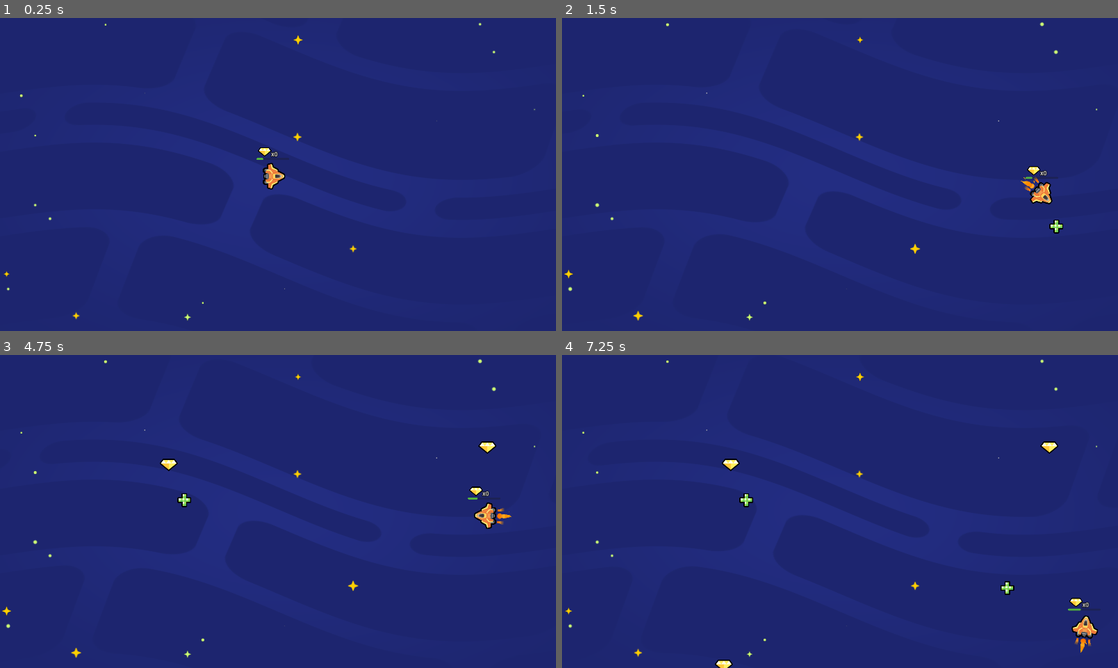
Above: before the commit, frames 1-4 (two rows, left to right).
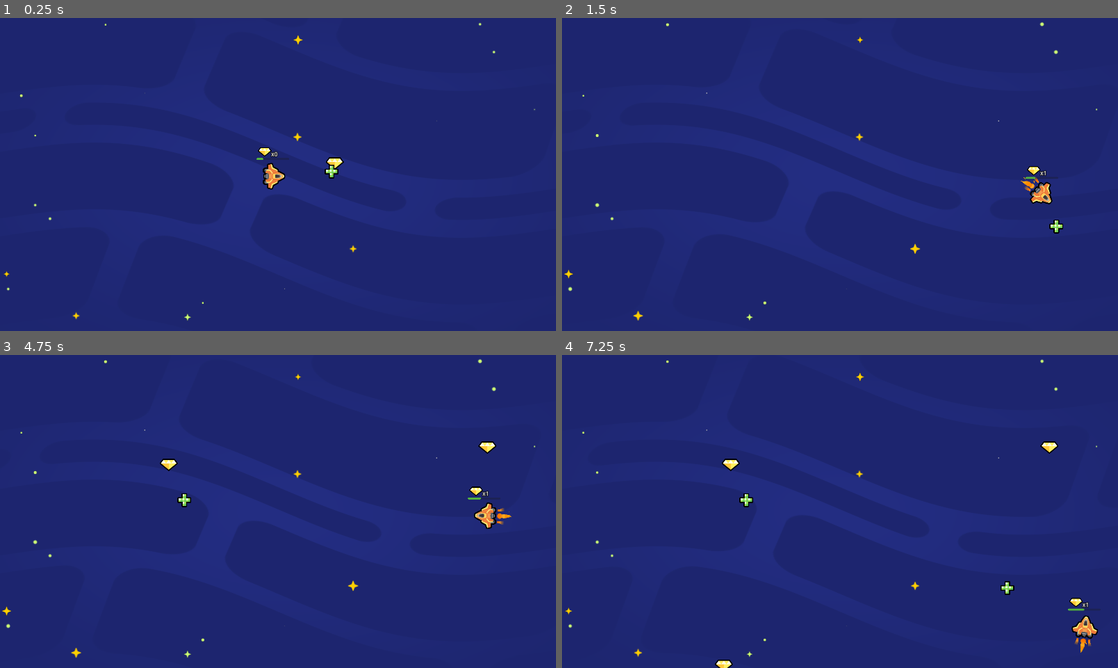
Above: after the commit, the same moments.

Repository: peeryo/2d-GameDev-course
Game: Godot game, scene res://lessons/space_level.tscn
Two runs of this game, one before a commit and one after it. Both use one fixed random seed, a clock stepped at 60 frames per second and the inputs below.
Inputs:
- Up to frame 1 (0.25 s): no input
- Up to frame 2 (1.5 s): hold D (move_right) 0.53-1.28 s; hold S (move_down) from 1.28 s (still down)
- Up to frame 3 (4.75 s): release S (move_down) at 2.03 s; hold D (move_right) 2.03-2.78 s; hold W (move_up) 2.78-3.53 s; tap Enter at 3.5 s; hold A (move_left) from 3.53 s (still down)
- Up to frame 4 (7.25 s): release A (move_left) at 5.03 s; hold S (move_down) 5.03-5.78 s; hold D (move_right) 5.78-6.53 s; tap Space at 6.5 s; hold W (move_up) from 6.53 s (still down)

The runs differ from the first frame. In frame 1, 0.1% of the frame differs, in the area x 58-62%, y 44-52%; in frame 2, less than 0.1%; in frame 3, less than 0.1%; in frame 4, less than 0.1%.

Commit message:
M5 L8 no practices
This lesson was a super IMPORTANT simple lesson to explain how physics collisions and masks work, with a super simple scene. Maybe also ask about don't look down Gimkit game, what layers and masks might it use

Diff:
--- a/05.loot_it_all_workbook/lessons/gem.tscn
+++ b/05.loot_it_all_workbook/lessons/gem.tscn
@@ -7,6 +7,7 @@
 radius = 24.0
 
 [node name="Gem" type="Area2D" groups=["gem"]]
+collision_layer = 2
 script = ExtResource("1_f136y")
 
 [node name="Sprite2D" type="Sprite2D" parent="."]
--- a/05.loot_it_all_workbook/lessons/health_pack.tscn
+++ b/05.loot_it_all_workbook/lessons/health_pack.tscn
@@ -7,6 +7,7 @@
 radius = 24.0
 
 [node name="HealthPack" type="Area2D" groups=["healing_item"]]
+collision_layer = 2
 script = ExtResource("1_tnrsy")
 
 [node name="Sprite2D" type="Sprite2D" parent="."]
--- a/05.loot_it_all_workbook/lessons/ship.tscn
+++ b/05.loot_it_all_workbook/lessons/ship.tscn
@@ -22,6 +22,7 @@
 outline_color = Color(0, 0, 0, 1)
 
 [node name="Ship" type="Area2D"]
+collision_mask = 2
 script = ExtResource("4_p1sls")
 
 [node name="Sprite2D" type="Sprite2D" parent="."]
--- a/05.loot_it_all_workbook/lessons/space_level.tscn
+++ b/05.loot_it_all_workbook/lessons/space_level.tscn
@@ -1,8 +1,10 @@
-[gd_scene load_steps=4 format=3 uid="uid://btkjymc78ap8d"]
+[gd_scene load_steps=6 format=3 uid="uid://btkjymc78ap8d"]
 
 [ext_resource type="PackedScene" uid="uid://dmv50krf4bo5r" path="res://lessons/ship.tscn" id="2_2j1u5"]
 [ext_resource type="PackedScene" uid="uid://bxfevggvxo634" path="res://assets/background/space_background.tscn" id="3_e6xy1"]
+[ext_resource type="PackedScene" uid="uid://d812bmns6nrd" path="res://lessons/health_pack.tscn" id="3_ewv0d"]
 [ext_resource type="PackedScene" uid="uid://bbqnqew7a7dyv" path="res://lessons/random_item_placer.tscn" id="3_pblpa"]
+[ext_resource type="PackedScene" uid="uid://c068utxg5th0p" path="res://lessons/gem.tscn" id="4_gj5kk"]
 
 [node name="Level" type="Node2D"]
 
@@ -12,3 +14,9 @@
 [node name="SpaceBackground" parent="." instance=ExtResource("3_e6xy1")]
 
 [node name="random_item_placer" parent="." instance=ExtResource("3_pblpa")]
+
+[node name="Gem" parent="." instance=ExtResource("4_gj5kk")]
+position = Vector2(1156, 502)
+
+[node name="HealthPack" parent="." instance=ExtResource("3_ewv0d")]
+position = Vector2(1145, 530)
